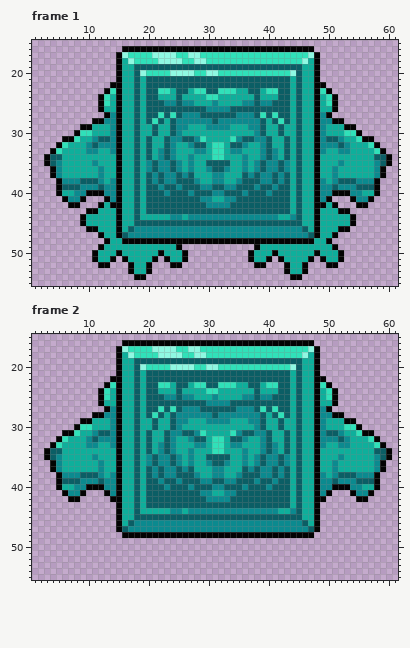
Pixel-art file, stored at graphics/push_block.aseprite. That is the earlier state.
64x64 pixels, 3 frames. Shown: frame 1: x 1..61, y 15..55; frame 2: x 1..61, y 15..55. The commit also changed other frames, which this record leaves out.
New version:
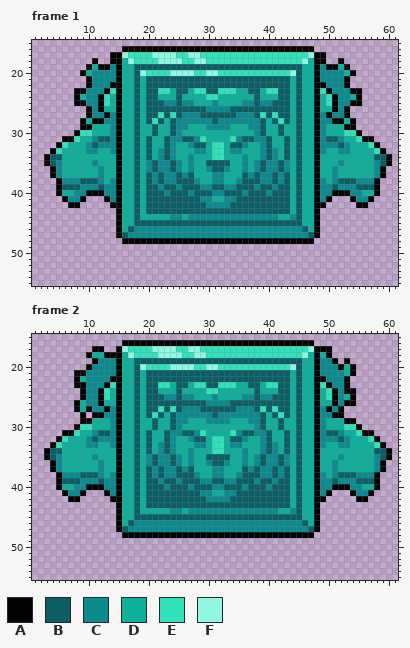
Palette (. is transparent): A #030303  B #0b5e65  C #0b8a8f  D #0eaf9b  E #30e1b9  F #8ff8e2
Diff:
--- frame 1, layer "Layer 2"
@@ x 1..61 @@
 16 ...............AAAAAAAAAAAAAAAAAAAAAAAAAAAAAAAA..............
-17 ..............AFEEEEFFFFEEFFEEEEEEEEEEEEEEEEEEFA.............
-18 ..............ADFEEEEFFFFEEFFEEEEEEEEEEEEEEEEFDA.............
-19 ..............ADDBBBBBBBBBBBBBBBBBBBBBBBBBBBBDDA.............
-20 ..............ADDBFEEEEFFFFEEFFEEEEEEEEEEEEFBDDA.............
-21 ..............ADDBDBBBBBBBBBBBBBBBBBBBBBBBBDBDDA.............
-22 .............AADDBDBBBBBBBBBBBBBBBBBBBBBBBBDBDDAA............
-23 ............AEADDBDBBEEDBBDEEBBEEEDDBBDEEBBDBDDAEA...........
-24 ...........AEDADDBDBBDDDBDDDDEEDDDDDDBDDDBBDBDDADEA..........
-25 ...........AEDADDBDBBBCCBCCDDDCDDDDCCBCCBBBDBDDADEA..........
-26 ...........ADDADDBDBBBBBBBBBBCCCCBBBBBBBBBBDBDDADDA..........
-27 ............ACADDBDBBEBEBCCCBBBBBBCCCBEBEBBDBDDACA...........
-28 ..........AACCADDBDBEBDBCCCCCCBCCCCCCCBDBEBDBDDACCAA.........
+17 .............AAFEEEEFFFFEEFFEEEEEEEEEEEEEEEEEEFAA............
+18 ..........A..AADFEEEEFFFFEEFFEEEEEEEEEEEEEEEEFDAA..A.........
+19 .........ADAACADDBBBBBBBBBBBBBBBBBBBBBBBBBBBBDDACAADA........
+20 ........ADCCCCADDBFEEEEFFFFEEFFEEEEEEEEEEEEFBDDACCCCDA.......
+21 .........ACCCCADDBDBBBBBBBBBBBBBBBBBBBBBBBBDBDDACCCCA........
+22 .........ACCCAADDBDBBBBBBBBBBBBBBBBBBBBBBBBDBDDAACCCA........
+23 .......AACCCAEADDBDBBEEDBBDEEBBEEEDDBBDEEBBDBDDAEACCCAA......
+24 .......ADCCAEDADDBDBBDDDBDDDDEEDDDDDDBDDDBBDBDDADEACCDA......
+25 .......AACCAEDADDBDBBBCCBCCDDDCDDDDCCBCCBBBDBDDADEACCAA......
+26 .........ACADDADDBDBBBBBBBBBBCCCCBBBBBBBBBBDBDDADDACA........
+27 .........ACCACADDBDBBEBEBCCCBBBBBBCCCBEBEBBDBDDACACCA........
+28 ........ADAACCADDBDBEBDBCCCCCCBCCCCCCCBDBEBDBDDACCAADA.......
 29 ........AADDDCADDBDDBDDBCCDDDCCCCDDDCCBDDBDDBDDACDDDAA.......
@@ x 1..61 @@
 41 .....ACCA...ACADDBDBBBBBBBBBCCDDCCBBBBBBBBBDBDDACA...ACCA....
-42 ......AA...ADAADDBDBBBBBBBBBBCCCCBBBBBBBBBBDBDDAADA...AA.....
-43 .........AADDDADDBDBBBBBBBBBBBBBBBBBBBBBBBBDBDDADDDAA........
-44 ........ADDDDDADDBDDDDDCCDCCCCCCCCCCCCCCCDDCBDDADDDDDA.......
-45 ........ADDDDDADDBBBBBBBBBBBBBBBBBBBBBBBBBBBBDDADDDDDA.......
-46 .........AADDDADBCCCCCCCCCCCCCCCCCCCCCCCCCCCCBDADDDAA........
-47 ...........ADDABCCCCCCCCCCCCCCCCCCCCCCCCCCCCCCBADDA..........
-48 ............ADDAAAAAAAAAAAAAAAAAAAAAAAAAAAAAAAADDA...........
-49 ...........ADDDDDDDDDDDDA............ADDDDDDDDDDDDA..........
-50 ..........ADDDADDDDDDADDDA..........ADDDADDDDDDADDDA.........
-51 ..........ADDA.ADDDDA.ADDA..........ADDA.ADDDDA.ADDA.........
-52 ...........AA...ADDA...AA............AA...ADDA...AA..........
-53 ................ADDA......................ADDA...............
-54 .................AA........................AA................
+42 ......AA.....AADDBDBBBBBBBBBBCCCCBBBBBBBBBBDBDDAA.....AA.....
+43 ..............ADDBDBBBBBBBBBBBBBBBBBBBBBBBBDBDDA.............
+44 ..............ADDBDDDDDCCDCCCCCCCCCCCCCCCDDCBDDA.............
+45 ..............ADDBBBBBBBBBBBBBBBBBBBBBBBBBBBBDDA.............
+46 ..............ADBCCCCCCCCCCCCCCCCCCCCCCCCCCCCBDA.............
+47 ..............ABCCCCCCCCCCCCCCCCCCCCCCCCCCCCCCBA.............
+48 ...............AAAAAAAAAAAAAAAAAAAAAAAAAAAAAAAA..............
+49 .............................................................
+50 .............................................................
+51 .............................................................
+52 .............................................................
+53 .............................................................
+54 .............................................................
 55 .............................................................
--- frame 2, layer "Layer 2"
@@ x 1..61 @@
 16 ...............AAAAAAAAAAAAAAAAAAAAAAAAAAAAAAAA..............
-17 ..............AFEEEEFFFFEEFFEEEEEEEEEEEEEEEEEEFA.............
-18 ..............ADFEEEEFFFFEEFFEEEEEEEEEEEEEEEEFDA.............
-19 ..............ADDBBBBBBBBBBBBBBBBBBBBBBBBBBBBDDA.............
-20 ..............ADDBFEEEEFFFFEEFFEEEEEEEEEEEEFBDDA.............
-21 ..............ADDBDBBBBBBBBBBBBBBBBBBBBBBBBDBDDA.............
-22 .............AADDBDBBBBBBBBBBBBBBBBBBBBBBBBDBDDAA............
-23 ............AEADDBDBBEEDBBDEEBBEEEDDBBDEEBBDBDDAEA...........
-24 ...........AEDADDBDBBDDDBDDDDEEDDDDDDBDDDBBDBDDADEA..........
-25 ...........AEDADDBDBBBCCBCCDDDCDDDDCCBCCBBBDBDDADEA..........
-26 ...........ADDADDBDBBBBBBBBBBCCCCBBBBBBBBBBDBDDADDA..........
-27 ............ACADDBDBBEBEBCCCBBBBBBCCCBEBEBBDBDDACA...........
-28 ..........AACCADDBDBEBDBCCCCCCBCCCCCCCBDBEBDBDDACCAA.........
+17 ..........AA..AFEEEEFFFFEEFFEEEEEEEEEEEEEEEEEEFAAA...........
+18 .........ADDAAADFEEEEFFFFEEFFEEEEEEEEEEEEEEEEFDADA...........
+19 ..........ACCCADDBBBBBBBBBBBBBBBBBBBBBBBBBBBBDDACCA.A........
+20 .........ACCCCADDBFEEEEFFFFEEFFEEEEEEEEEEEEFBDDACCCADA.......
+21 .......AACCCCCADDBDBBBBBBBBBBBBBBBBBBBBBBBBDBDDACCCCDA.......
+22 .......ADCCCCAADDBDBBBBBBBBBBBBBBBBBBBBBBBBDBDDAACCCA........
+23 .......AACCCAEADDBDBBEEDBBDEEBBEEEDDBBDEEBBDBDDAEACCA........
+24 ........ACCAEDADDBDBBDDDBDDDDEEDDDDDDBDDDBBDBDDADEACAA.......
+25 ........ACCAEDADDBDBBBCCBCCDDDCDDDDCCBCCBBBDBDDADEACDA.......
+26 .......ADCCADDADDBDBBBBBBBBBBCCCCBBBBBBBBBBDBDDADDACAA.......
+27 .......ADACCACADDBDBBEBEBCCCBBBBBBCCCBEBEBBDBDDACACA.........
+28 ........A.AACCADDBDBEBDBCCCCCCBCCCCCCCBDBEBDBDDACCAA.........
 29 ........AADDDCADDBDDBDDBCCDDDCCCCDDDCCBDDBDDBDDACDDDAA.......
Where, in picture pixels (left, top, right, bottom), the same in both pictures:
added: (74, 52, 116, 124)
added: (320, 52, 362, 124)
erased: (80, 202, 188, 280)
erased: (248, 202, 356, 280)
added: (74, 346, 116, 418)
added: (320, 346, 356, 412)
